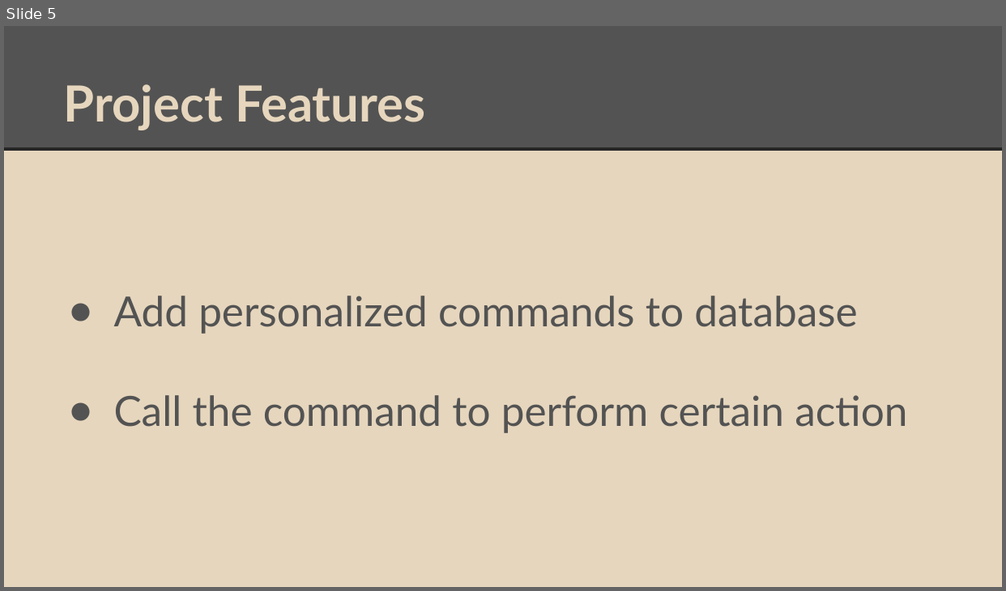
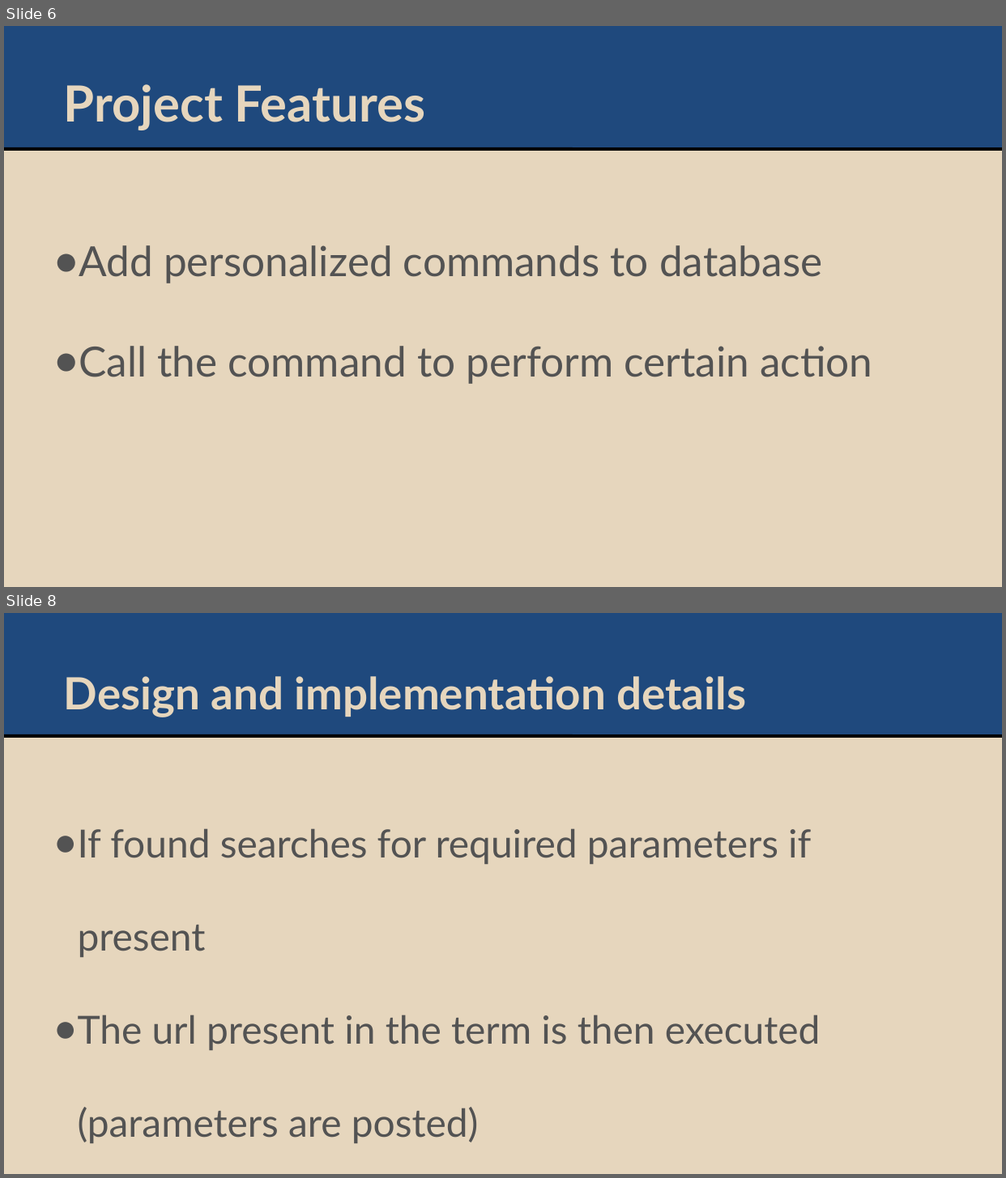
Before and after one commit to paritosh-gupta/AI_valet_CS-275-drexel, a slide deck: CS275-Projcet.pptx. Shown one above the other, each under a label of ours: slide 5 before the commit, slides 6 and 8 after it; the slides between them are not shown. The pictures are 1006x591 and 1006x1178 pixels, drawn with LibreOffice and Linux fonts; fonts in the diff are those of the drawing. Boxes give left, top, right and bottom in pixels: in the first picture for what was removed or moved away, otherwise in the second. Text is boxed around its words. In the diff, an @@ line names an element or a change of style, - is before the commit and + after.

```diff
--- a/CS275-Projcet.pptx
+++ b/CS275-Projcet.pptx
@@ slide 8 added at [4, 613, 1002, 1174], background #E6D6BD; not listed: 2 template elements that a slide beside it also shows @@
@@ text added at [64, 676, 746, 717], 32 pt, text #E6D6BD, bold @@
+Design and implementation details
@@ text added at [78, 828, 820, 1144], 28 pt, text #535353 @@
+● If found searches for required parameters if present
+● The url present in the term is then executed (parameters are posted)
@@ what was slide 5 is now slide 6 @@
@@ slide 6 changed as well @@
@@ rectangle at [4, 26, 1002, 149]: fill #535353 to #1F497D @@
@@ line (4, 149) - (1002, 149): stroke #262626 2.25 pt to #000000 2.24 pt @@
@@ text "Add personalized commands to database": place and size @@
-text "Add personalized commands to database" at [114, 296, 907, 433]
+text "Add personalized commands to database" at [79, 246, 872, 384]
@@ text "Add personalized commands to database" at [79, 246, 872, 384]: indent changed @@
```
Also in this commit, not shown: 6 other slides changed, 3 other slides added, 1 other file.
